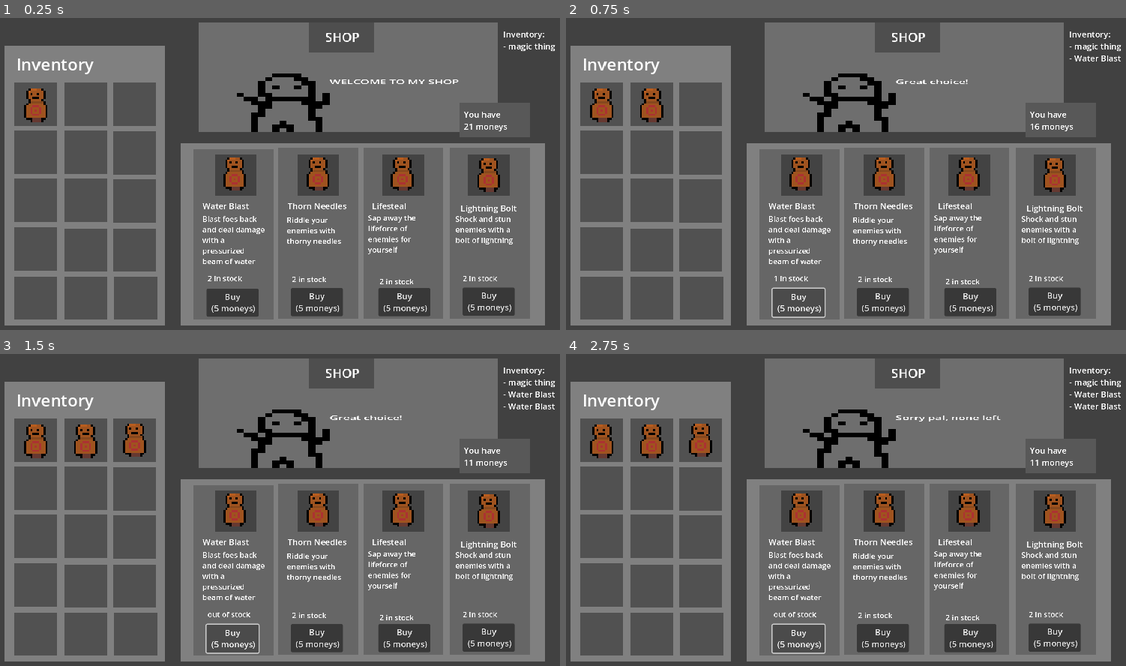
Above: before the commit, frames 1-4 (two rows, left to right).
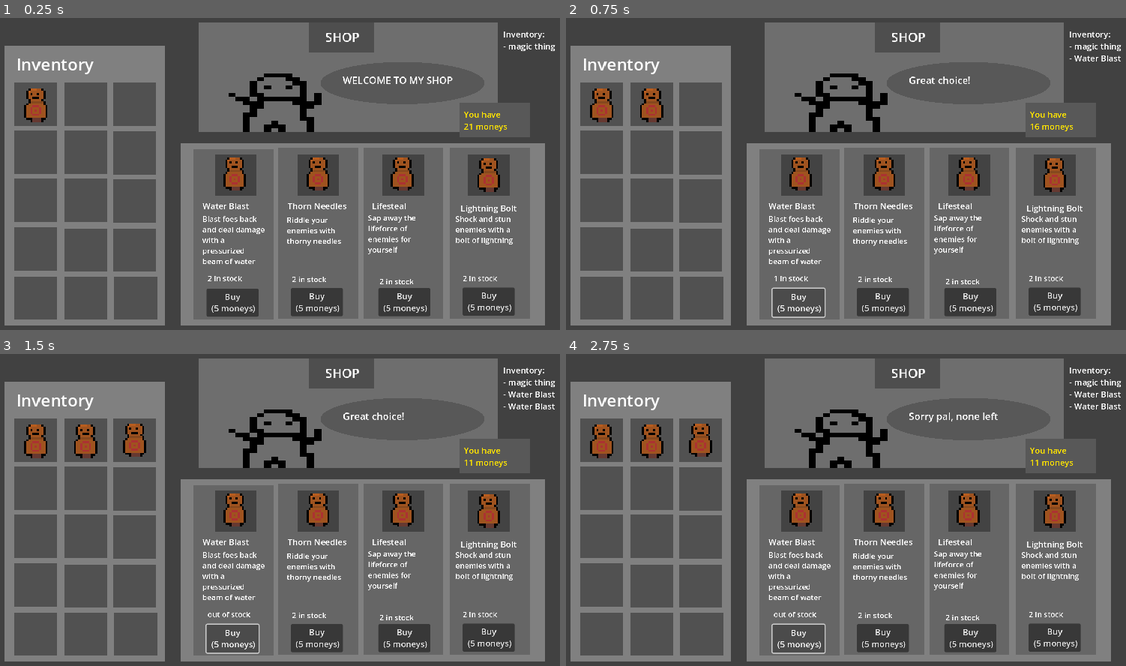
Above: after the commit, the same moments.

Repository: CoderXam/UntitledGameJame104
Game: Godot game, scene res://Scenes/shop/shop_scene.tscn
Same seed, same stepped clock (60 frames per second), same inputs: the game is played once before the commit and once after it.
Inputs:
- Up to frame 1 (0.25 s): no input
- Up to frame 2 (0.75 s): click "Buy (5 moneys)" at 0.5 s
- Up to frame 3 (1.5 s): click "Buy (5 moneys)" at 1.25 s
- Up to frame 4 (2.75 s): click "Buy (5 moneys)" at 2 s

The runs differ from the first frame. In frame 1, 1.6% of the frame differs, in the area x 40-91%, y 17-37%; in frame 2, 1.5%; in frame 3, 1.5%; in frame 4, 1.5%.

Commit message:
shop look better

Diff:
--- a/Scenes/shop/shop_scene.tscn
+++ b/Scenes/shop/shop_scene.tscn
@@ -15,6 +15,8 @@
 [sub_resource type="QuadMesh" id="QuadMesh_cq37w"]
 
 [sub_resource type="QuadMesh" id="QuadMesh_sr8lg"]
+
+[sub_resource type="SphereMesh" id="SphereMesh_4lx2u"]
 
 [sub_resource type="ImageTexture" id="ImageTexture_cxor8"]
 
@@ -209,16 +211,22 @@
 mesh = SubResource("QuadMesh_sr8lg")
 
 [node name="Shopkeeper" type="Sprite2D" parent="."]
-position = Vector2(568, 173.557)
+position = Vector2(552, 173.557)
 scale = Vector2(13.735, 7.55538)
 texture = ExtResource("3_6yepq")
 
+[node name="MeshInstance2D" type="MeshInstance2D" parent="Shopkeeper"]
+modulate = Color(0.344076, 0.344076, 0.344076, 1)
+position = Vector2(17.3644, -4.51495)
+scale = Vector2(22.9601, 10.7354)
+mesh = SubResource("SphereMesh_4lx2u")
+
 [node name="Welcome" type="RichTextLabel" parent="Shopkeeper"]
-offset_left = 6.22222
-offset_top = -5.64706
-offset_right = 274.222
-offset_bottom = 34.3529
-scale = Vector2(0.1, 0.1)
+offset_left = 8.73681
+offset_top = -7.3533
+offset_right = 195.737
+offset_bottom = 32.6467
+scale = Vector2(0.085, 0.153)
 text = "WELCOME TO MY SHOP"
 
 [node name="rune1" type="TextureRect" parent="."]
@@ -422,6 +430,7 @@
 text = "SHOP"
 
 [node name="Balance" type="RichTextLabel" parent="."]
+modulate = Color(1, 0.894118, 0, 1)
 offset_left = 908.0
 offset_top = 188.0
 offset_right = 1038.0
Not shown: 1 places in Scenes/shop/shop_scene.tscn that only renumber resources
